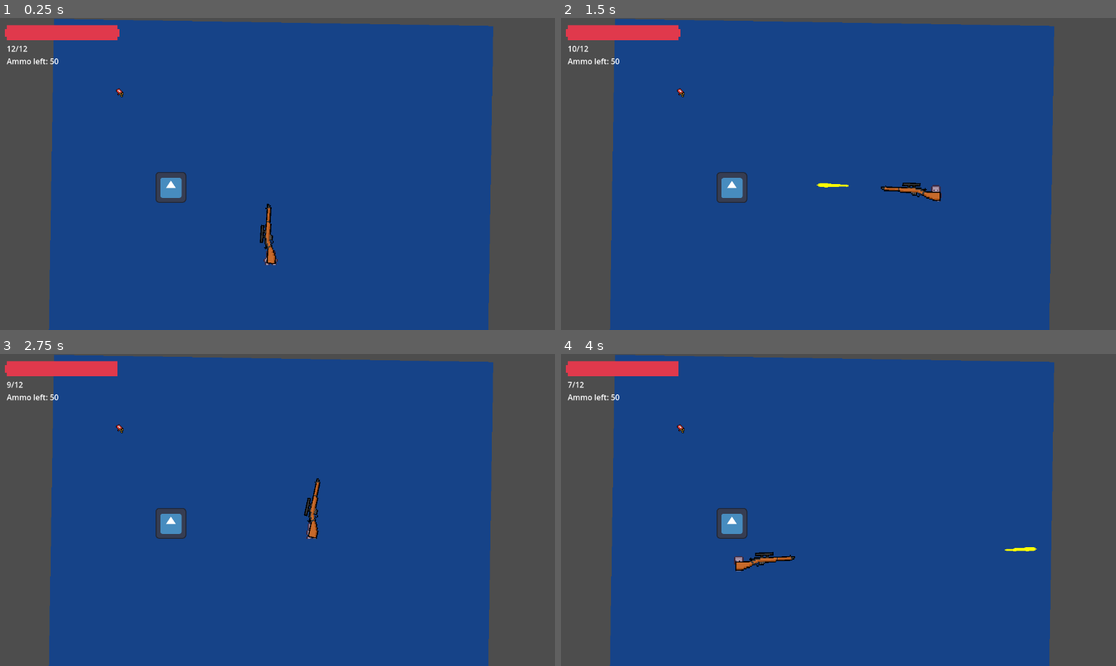
Above: before the commit, frames 1-4 (two rows, left to right).
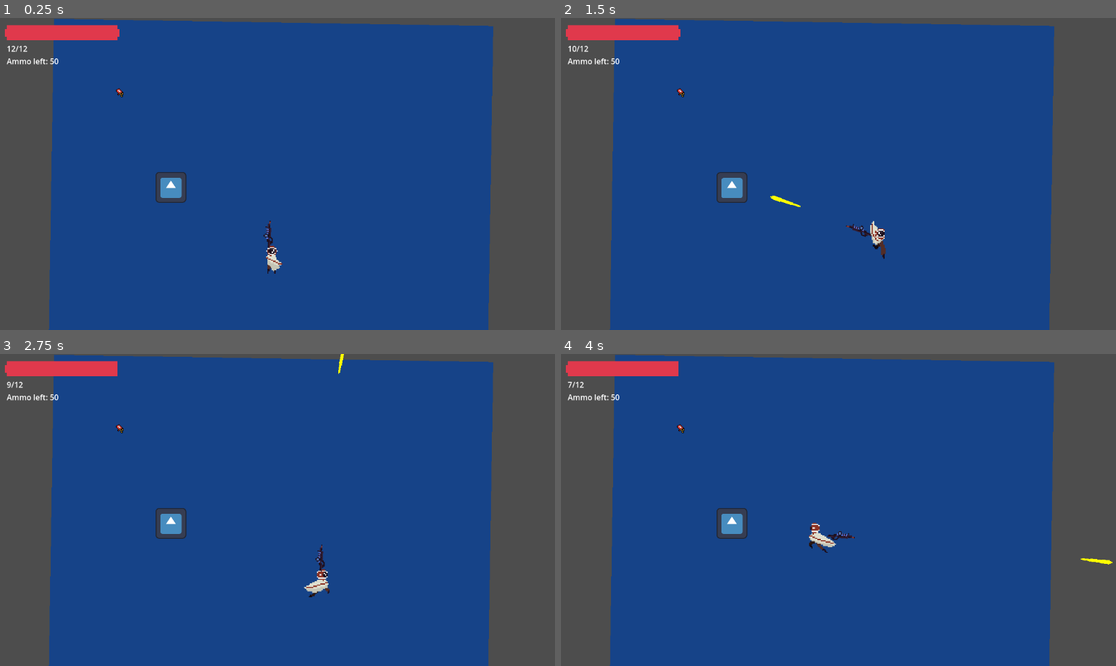
Above: after the commit, the same moments.

Repository: MettallicOnyx/Boss-Rush-Jam-Project
Game: Godot game, scene res://scenes/boss_rush_jam.tscn
Same seed, same stepped clock (60 frames per second), same inputs: the game is played once before the commit and once after it. The engine's default icon, where the game draws it, is replaced by a stand-in: a white triangle on a blue panel in a dark square.
Inputs (mouse positions are in pixels of both pictures, inside the frame that each line leads up to):
- Up to frame 1 (0.25 s): no input
- Up to frame 2 (1.5 s): tap Enter (ui_accept) at 0.5, 0.77 s; move the mouse to (960, 158) at 0.52 s; hold D (right) 0.53-1.28 s; tap Shift (dash) at 0.6 s; click (960, 158) at 0.8 s; move the mouse to (727, 189) at 1.27 s; hold S (down) from 1.28 s (still down); click (727, 189) at 1.35 s
- Up to frame 3 (2.75 s): tap Enter (ui_accept) at 1.52 s; tap Shift (dash) at 1.55 s; move the mouse to (333, 441) at 2.02 s; release S (down) at 2.03 s; hold D (right) from 2.03 s (still down); tap E (ability) at 2.1 s; click (333, 441) at 2.3 s
- Up to frame 4 (4 s): move the mouse to (810, 572) at 2.77 s; release D (right) at 2.78 s; hold W (up) 2.78-3.53 s; tap Shift (dash) at 2.85 s; click (810, 572) at 2.92 s; tap Enter (ui_accept) at 3.02, 3.77 s; move the mouse to (1005, 556) at 3.52 s; hold A (left) from 3.53 s (still down); click (1005, 556) at 3.6 s

The runs differ from the first frame. In frame 1, 0.4% of the frame differs, in the area x 46-51%, y 59-82%; in frame 2, 0.7%; in frame 3, 0.6%; in frame 4, 0.7%, in the area x 31-100%, y 54-70%.

Commit message:
changed sprites

Diff:
--- a/scenes/player/player.tscn
+++ b/scenes/player/player.tscn
@@ -1,129 +1,251 @@
-[gd_scene load_steps=26 format=3 uid="uid://dmneubwiq5xqt"]
+[gd_scene load_steps=46 format=3 uid="uid://dmneubwiq5xqt"]
 
 [ext_resource type="Script" path="res://scripts/player/player.gd" id="1_lloie"]
-[ext_resource type="Texture2D" uid="uid://di1783c0ov3ki" path="res://assets/Player/Prototype_Character.png" id="2_ume8b"]
+[ext_resource type="Texture2D" uid="uid://dl8a06omcitxk" path="res://assets/Player/player_360.png" id="3_ch26h"]
 [ext_resource type="Script" path="res://scripts/components/hitbox_component.gd" id="3_m87rb"]
 [ext_resource type="Script" path="res://scripts/components/health_component.gd" id="4_q8as4"]
 
-[sub_resource type="AtlasTexture" id="AtlasTexture_biebk"]
-atlas = ExtResource("2_ume8b")
-region = Rect2(0, 64, 32, 32)
-
-[sub_resource type="AtlasTexture" id="AtlasTexture_s40qk"]
-atlas = ExtResource("2_ume8b")
-region = Rect2(32, 64, 32, 32)
-
-[sub_resource type="AtlasTexture" id="AtlasTexture_3e2el"]
-atlas = ExtResource("2_ume8b")
-region = Rect2(0, 160, 32, 32)
-
-[sub_resource type="AtlasTexture" id="AtlasTexture_8rpf8"]
-atlas = ExtResource("2_ume8b")
-region = Rect2(32, 160, 32, 32)
-
-[sub_resource type="AtlasTexture" id="AtlasTexture_kvnbb"]
-atlas = ExtResource("2_ume8b")
-region = Rect2(64, 160, 32, 32)
-
-[sub_resource type="AtlasTexture" id="AtlasTexture_be2l7"]
-atlas = ExtResource("2_ume8b")
-region = Rect2(96, 160, 32, 32)
-
-[sub_resource type="AtlasTexture" id="AtlasTexture_v17f7"]
-atlas = ExtResource("2_ume8b")
-region = Rect2(0, 0, 32, 32)
-
-[sub_resource type="AtlasTexture" id="AtlasTexture_5ciw7"]
-atlas = ExtResource("2_ume8b")
-region = Rect2(32, 0, 32, 32)
-
-[sub_resource type="AtlasTexture" id="AtlasTexture_uognj"]
-atlas = ExtResource("2_ume8b")
-region = Rect2(0, 32, 32, 32)
-
-[sub_resource type="AtlasTexture" id="AtlasTexture_v22xa"]
-atlas = ExtResource("2_ume8b")
-region = Rect2(32, 32, 32, 32)
-
-[sub_resource type="AtlasTexture" id="AtlasTexture_i3l7r"]
-atlas = ExtResource("2_ume8b")
-region = Rect2(0, 128, 32, 32)
-
-[sub_resource type="AtlasTexture" id="AtlasTexture_3vhip"]
-atlas = ExtResource("2_ume8b")
-region = Rect2(32, 128, 32, 32)
-
-[sub_resource type="AtlasTexture" id="AtlasTexture_x1ght"]
-atlas = ExtResource("2_ume8b")
-region = Rect2(64, 128, 32, 32)
-
-[sub_resource type="AtlasTexture" id="AtlasTexture_o3abj"]
-atlas = ExtResource("2_ume8b")
-region = Rect2(96, 128, 32, 32)
-
-[sub_resource type="AtlasTexture" id="AtlasTexture_rxq3f"]
-atlas = ExtResource("2_ume8b")
-region = Rect2(0, 96, 32, 32)
-
-[sub_resource type="AtlasTexture" id="AtlasTexture_qju0q"]
-atlas = ExtResource("2_ume8b")
-region = Rect2(32, 96, 32, 32)
-
-[sub_resource type="AtlasTexture" id="AtlasTexture_gc678"]
-atlas = ExtResource("2_ume8b")
-region = Rect2(64, 96, 32, 32)
-
-[sub_resource type="AtlasTexture" id="AtlasTexture_mau1h"]
-atlas = ExtResource("2_ume8b")
-region = Rect2(96, 96, 32, 32)
+[sub_resource type="AtlasTexture" id="AtlasTexture_60o4q"]
+atlas = ExtResource("3_ch26h")
+region = Rect2(0, 78, 48, 39)
+
+[sub_resource type="AtlasTexture" id="AtlasTexture_nkg7v"]
+atlas = ExtResource("3_ch26h")
+region = Rect2(48, 78, 48, 39)
+
+[sub_resource type="AtlasTexture" id="AtlasTexture_1ulpu"]
+atlas = ExtResource("3_ch26h")
+region = Rect2(96, 78, 48, 39)
+
+[sub_resource type="AtlasTexture" id="AtlasTexture_5812a"]
+atlas = ExtResource("3_ch26h")
+region = Rect2(144, 78, 48, 39)
+
+[sub_resource type="AtlasTexture" id="AtlasTexture_gwprh"]
+atlas = ExtResource("3_ch26h")
+region = Rect2(192, 78, 48, 39)
+
+[sub_resource type="AtlasTexture" id="AtlasTexture_ibxpl"]
+atlas = ExtResource("3_ch26h")
+region = Rect2(240, 78, 48, 39)
+
+[sub_resource type="AtlasTexture" id="AtlasTexture_7wa16"]
+atlas = ExtResource("3_ch26h")
+region = Rect2(0, 195, 48, 39)
+
+[sub_resource type="AtlasTexture" id="AtlasTexture_u7d6u"]
+atlas = ExtResource("3_ch26h")
+region = Rect2(48, 195, 48, 39)
+
+[sub_resource type="AtlasTexture" id="AtlasTexture_0c0ll"]
+atlas = ExtResource("3_ch26h")
+region = Rect2(96, 195, 48, 39)
+
+[sub_resource type="AtlasTexture" id="AtlasTexture_si81q"]
+atlas = ExtResource("3_ch26h")
+region = Rect2(144, 195, 48, 39)
+
+[sub_resource type="AtlasTexture" id="AtlasTexture_t6gq1"]
+atlas = ExtResource("3_ch26h")
+region = Rect2(192, 195, 48, 39)
+
+[sub_resource type="AtlasTexture" id="AtlasTexture_p7kq5"]
+atlas = ExtResource("3_ch26h")
+region = Rect2(240, 195, 48, 39)
+
+[sub_resource type="AtlasTexture" id="AtlasTexture_m585g"]
+atlas = ExtResource("3_ch26h")
+region = Rect2(0, 0, 48, 39)
+
+[sub_resource type="AtlasTexture" id="AtlasTexture_6vgrc"]
+atlas = ExtResource("3_ch26h")
+region = Rect2(48, 0, 48, 39)
+
+[sub_resource type="AtlasTexture" id="AtlasTexture_grabh"]
+atlas = ExtResource("3_ch26h")
+region = Rect2(96, 0, 48, 39)
+
+[sub_resource type="AtlasTexture" id="AtlasTexture_mmncb"]
+atlas = ExtResource("3_ch26h")
+region = Rect2(144, 0, 48, 39)
+
+[sub_resource type="AtlasTexture" id="AtlasTexture_is5m2"]
+atlas = ExtResource("3_ch26h")
+region = Rect2(192, 0, 48, 39)
+
+[sub_resource type="AtlasTexture" id="AtlasTexture_4g0ag"]
+atlas = ExtResource("3_ch26h")
+region = Rect2(240, 0, 48, 39)
+
+[sub_resource type="AtlasTexture" id="AtlasTexture_u0klu"]
+atlas = ExtResource("3_ch26h")
+region = Rect2(0, 39, 48, 39)
+
+[sub_resource type="AtlasTexture" id="AtlasTexture_swtvm"]
+atlas = ExtResource("3_ch26h")
+region = Rect2(48, 39, 48, 39)
+
+[sub_resource type="AtlasTexture" id="AtlasTexture_ttm3h"]
+atlas = ExtResource("3_ch26h")
+region = Rect2(96, 39, 48, 39)
+
+[sub_resource type="AtlasTexture" id="AtlasTexture_wg50l"]
+atlas = ExtResource("3_ch26h")
+region = Rect2(144, 39, 48, 39)
+
+[sub_resource type="AtlasTexture" id="AtlasTexture_43k2m"]
+atlas = ExtResource("3_ch26h")
+region = Rect2(192, 39, 48, 39)
+
+[sub_resource type="AtlasTexture" id="AtlasTexture_b2lte"]
+atlas = ExtResource("3_ch26h")
+region = Rect2(240, 39, 48, 39)
+
+[sub_resource type="AtlasTexture" id="AtlasTexture_eqif2"]
+atlas = ExtResource("3_ch26h")
+region = Rect2(0, 117, 48, 39)
+
+[sub_resource type="AtlasTexture" id="AtlasTexture_8lnmr"]
+atlas = ExtResource("3_ch26h")
+region = Rect2(48, 117, 48, 39)
+
+[sub_resource type="AtlasTexture" id="AtlasTexture_o7mip"]
+atlas = ExtResource("3_ch26h")
+region = Rect2(96, 117, 48, 39)
+
+[sub_resource type="AtlasTexture" id="AtlasTexture_qwlid"]
+atlas = ExtResource("3_ch26h")
+region = Rect2(144, 117, 48, 39)
+
+[sub_resource type="AtlasTexture" id="AtlasTexture_g2xfl"]
+atlas = ExtResource("3_ch26h")
+region = Rect2(192, 117, 48, 39)
+
+[sub_resource type="AtlasTexture" id="AtlasTexture_fobrs"]
+atlas = ExtResource("3_ch26h")
+region = Rect2(240, 117, 48, 39)
+
+[sub_resource type="AtlasTexture" id="AtlasTexture_ylrqh"]
+atlas = ExtResource("3_ch26h")
+region = Rect2(288, 117, 48, 39)
+
+[sub_resource type="AtlasTexture" id="AtlasTexture_d6pum"]
+atlas = ExtResource("3_ch26h")
+region = Rect2(336, 117, 48, 39)
+
+[sub_resource type="AtlasTexture" id="AtlasTexture_yhrsq"]
+atlas = ExtResource("3_ch26h")
+region = Rect2(0, 156, 48, 39)
+
+[sub_resource type="AtlasTexture" id="AtlasTexture_4xmax"]
+atlas = ExtResource("3_ch26h")
+region = Rect2(48, 156, 48, 39)
+
+[sub_resource type="AtlasTexture" id="AtlasTexture_5tfch"]
+atlas = ExtResource("3_ch26h")
+region = Rect2(96, 156, 48, 39)
+
+[sub_resource type="AtlasTexture" id="AtlasTexture_rsn8t"]
+atlas = ExtResource("3_ch26h")
+region = Rect2(144, 156, 48, 39)
+
+[sub_resource type="AtlasTexture" id="AtlasTexture_idfb0"]
+atlas = ExtResource("3_ch26h")
+region = Rect2(192, 156, 48, 39)
+
+[sub_resource type="AtlasTexture" id="AtlasTexture_2hc7g"]
+atlas = ExtResource("3_ch26h")
+region = Rect2(240, 156, 48, 39)
 
 [sub_resource type="SpriteFrames" id="SpriteFrames_7x6wh"]
 animations = [{
 "frames": [{
 "duration": 1.0,
-"texture": SubResource("AtlasTexture_biebk")
-}, {
-"duration": 1.0,
-"texture": SubResource("AtlasTexture_s40qk")
+"texture": SubResource("AtlasTexture_60o4q")
+}, {
+"duration": 1.0,
+"texture": SubResource("AtlasTexture_nkg7v")
+}, {
+"duration": 1.0,
+"texture": SubResource("AtlasTexture_1ulpu")
+}, {
+"duration": 1.0,
+"texture": SubResource("AtlasTexture_5812a")
+}, {
+"duration": 1.0,
+"texture": SubResource("AtlasTexture_gwprh")
+}, {
+"duration": 1.0,
+"texture": SubResource("AtlasTexture_ibxpl")
 }],
 "loop": true,
 "name": &"back_idle",
-"speed": 5.0
-}, {
-"frames": [{
-"duration": 1.0,
-"texture": SubResource("AtlasTexture_3e2el")
-}, {
-"duration": 1.0,
-"texture": SubResource("AtlasTexture_8rpf8")
-}, {
-"duration": 1.0,
-"texture": SubResource("AtlasTexture_kvnbb")
-}, {
-"duration": 1.0,
-"texture": SubResource("AtlasTexture_be2l7")
+"speed": 10.0
+}, {
+"frames": [{
+"duration": 1.0,
+"texture": SubResource("AtlasTexture_7wa16")
+}, {
+"duration": 1.0,
+"texture": SubResource("AtlasTexture_u7d6u")
+}, {
+"duration": 1.0,
+"texture": SubResource("AtlasTexture_0c0ll")
+}, {
+"duration": 1.0,
+"texture": SubResource("AtlasTexture_si81q")
+}, {
+"duration": 1.0,
+"texture": SubResource("AtlasTexture_t6gq1")
+}, {
+"duration": 1.0,
+"texture": SubResource("AtlasTexture_p7kq5")
 }],
 "loop": true,
 "name": &"back_walk",
-"speed": 5.0
-}, {
-"frames": [{
-"duration": 1.0,
-"texture": SubResource("AtlasTexture_v17f7")
-}, {
-"duration": 1.0,
-"texture": SubResource("AtlasTexture_5ciw7")
+"speed": 10.0
+}, {
+"frames": [{
+"duration": 1.0,
+"texture": SubResource("AtlasTexture_m585g")
+}, {
+"duration": 1.0,
+"texture": SubResource("AtlasTexture_6vgrc")
+}, {
+"duration": 1.0,
+"texture": SubResource("AtlasTexture_grabh")
+}, {
+"duration": 1.0,
+"texture": SubResource("AtlasTexture_mmncb")
+}, {
+"duration": 1.0,
+"texture": SubResource("AtlasTexture_is5m2")
+}, {
+"duration": 1.0,
+"texture": SubResource("AtlasTexture_4g0ag")
 }],
 "loop": true,
 "name": &"idle",
-"speed": 5.0
-}, {
-"frames": [{
-"duration": 1.0,
-"texture": SubResource("AtlasTexture_uognj")
-}, {
-"duration": 1.0,
-"texture": SubResource("AtlasTexture_v22xa")
+"speed": 10.0
+}, {
+"frames": [{
+"duration": 1.0,
+"texture": SubResource("AtlasTexture_u0klu")
+}, {
+"duration": 1.0,
+"texture": SubResource("AtlasTexture_swtvm")
+}, {
+"duration": 1.0,
+"texture": SubResource("AtlasTexture_ttm3h")
+}, {
+"duration": 1.0,
+"texture": SubResource("AtlasTexture_wg50l")
+}, {
+"duration": 1.0,
+"texture": SubResource("AtlasTexture_43k2m")
+}, {
+"duration": 1.0,
+"texture": SubResource("AtlasTexture_b2lte")
 }],
 "loop": true,
 "name": &"side_idle",
@@ -131,37 +253,55 @@
 }, {
 "frames": [{
 "duration": 1.0,
-"texture": SubResource("AtlasTexture_i3l7r")
-}, {
-"duration": 1.0,
-"texture": SubResource("AtlasTexture_3vhip")
-}, {
-"duration": 1.0,
-"texture": SubResource("AtlasTexture_x1ght")
-}, {
-"duration": 1.0,
-"texture": SubResource("AtlasTexture_o3abj")
+"texture": SubResource("AtlasTexture_eqif2")
+}, {
+"duration": 1.0,
+"texture": SubResource("AtlasTexture_8lnmr")
+}, {
+"duration": 1.0,
+"texture": SubResource("AtlasTexture_o7mip")
+}, {
+"duration": 1.0,
+"texture": SubResource("AtlasTexture_qwlid")
+}, {
+"duration": 1.0,
+"texture": SubResource("AtlasTexture_g2xfl")
+}, {
+"duration": 1.0,
+"texture": SubResource("AtlasTexture_fobrs")
+}, {
+"duration": 1.0,
+"texture": SubResource("AtlasTexture_ylrqh")
+}, {
+"duration": 1.0,
+"texture": SubResource("AtlasTexture_d6pum")
 }],
 "loop": true,
 "name": &"side_walk",
-"speed": 5.0
-}, {
-"frames": [{
-"duration": 1.0,
-"texture": SubResource("AtlasTexture_rxq3f")
-}, {
-"duration": 1.0,
-"texture": SubResource("AtlasTexture_qju0q")
-}, {
-"duration": 1.0,
-"texture": SubResource("AtlasTexture_gc678")
-}, {
-"duration": 1.0,
-"texture": SubResource("AtlasTexture_mau1h")
+"speed": 12.0
+}, {
+"frames": [{
+"duration": 1.0,
+"texture": SubResource("AtlasTexture_yhrsq")
+}, {
+"duration": 1.0,
+"texture": SubResource("AtlasTexture_4xmax")
+}, {
+"duration": 1.0,
+"texture": SubResource("AtlasTexture_5tfch")
+}, {
+"duration": 1.0,
+"texture": SubResource("AtlasTexture_rsn8t")
+}, {
+"duration": 1.0,
+"texture": SubResource("AtlasTexture_idfb0")
+}, {
+"duration": 1.0,
+"texture": SubResource("AtlasTexture_2hc7g")
 }],
 "loop": true,
 "name": &"walk",
-"speed": 5.0
+"speed": 10.0
 }]
 
 [sub_resource type="CircleShape2D" id="CircleShape2D_a66cc"]
@@ -179,8 +319,9 @@
 
 [node name="AnimatedSprite2D" type="AnimatedSprite2D" parent="."]
 sprite_frames = SubResource("SpriteFrames_7x6wh")
-animation = &"side_idle"
+animation = &"back_idle"
 autoplay = "idle"
+frame_progress = 0.779822
 
 [node name="CollisionShape2D" type="CollisionShape2D" parent="."]
 position = Vector2(0, 3)
--- a/scenes/weapons/gun.tscn
+++ b/scenes/weapons/gun.tscn
@@ -1,7 +1,7 @@
 [gd_scene load_steps=4 format=3 uid="uid://bgqvneeqe3raq"]
 
-[ext_resource type="Texture2D" uid="uid://birdashiotb4p" path="res://assets/Weapons/free-guns-pixel-art/Sniper-rifle-1-scoped.png" id="1_1ghbu"]
 [ext_resource type="Script" path="res://scripts/weapons/gun.gd" id="1_6t3aw"]
+[ext_resource type="Texture2D" uid="uid://cxd13v2muxlxh" path="res://assets/Weapons/sniper_prototype.png" id="2_i5ebt"]
 [ext_resource type="AudioStream" uid="uid://ciomggm76xpa2" path="res://assets/SFX/player_gunshot.mp3" id="3_5svgy"]
 
 [node name="Gun" type="Node2D"]
@@ -12,7 +12,7 @@
 
 [node name="Sprite2D" type="Sprite2D" parent="."]
 position = Vector2(25, -4)
-texture = ExtResource("1_1ghbu")
+texture = ExtResource("2_i5ebt")
 
 [node name="Marker2D" type="Marker2D" parent="."]
 position = Vector2(56.4065, -5.65029)
--- a/scripts/components/gun_class.gd
+++ b/scripts/components/gun_class.gd
@@ -1,34 +1,6 @@
 extends Node2D
 class_name Gun
-
-const BULLET = preload("res://scenes/weapons/bullet.tscn")
 
 @export var clip_size: int #how many bullets the gun can hold at once
 @export var ammo_in_clip: int #ammo currently in the gun
 var current_ammo: int #how many ammo the player has in their inventory
-
-@onready var player: CharacterBody2D = $".."
-
-func shoot_bullet(muzzle):
-	ammo_in_clip -= 1
-	var bullet_instance = BULLET.instantiate()
-	get_tree().root.add_child(bullet_instance)
-	bullet_instance.global_position = muzzle.global_position
-	bullet_instance.rotation = rotation
-
-func do_recoil(recoil_strength):
-	var recoil_angle := player.position.angle_to_point(get_global_mouse_position())
-	var recoil_dir := -Vector2.RIGHT.rotated(recoil_angle);
-
-	if player.velocity.x > 0 || player.velocity.y > 0:
-		player.velocity = -recoil_dir * recoil_strength;
-	else:
-		player.velocity = recoil_dir * recoil_strength;
-
-func reload_gun():
-	if ammo_in_clip < clip_size:
-		var ammo_needed = clip_size - ammo_in_clip
-		var ammo_to_reload = min(ammo_needed, current_ammo)
-
-		ammo_in_clip += ammo_to_reload
-		current_ammo -= ammo_to_reload
--- a/scripts/player/player.gd
+++ b/scripts/player/player.gd
@@ -7,12 +7,7 @@
 @export var animation_player : AnimatedSprite2D
 @export var health_component: HealthComponent
 @export var weapon_list : Array[Node2D]
-@export var dash_distance: float = 200.0  # Maximum distance for the dash
-@export var dash_speed: float = 500.0  # Speed of the dash
 
-var is_dashing: bool = false
-var dash_target: Vector2
-var dash_start_position: Vector2
 
 var current_dir = "none"
 var weapon_index: int = 0
@@ -23,7 +18,7 @@
 func _ready() -> void:
 	set_weapon()
 
-func _physics_process(delta: float) -> void:
+func _physics_process(_delta: float) -> void:
 	var direction_x = Input.get_axis("left", "right")
 	var direction_y = Input.get_axis("up", "down")
 	var direction = Vector2(direction_x, direction_y).normalized()
@@ -49,13 +44,6 @@
 	#velocity.x = move_toward(velocity.x, speed * direction.x, accel)
 	#velocity.y = move_toward(velocity.y, speed * direction.y, accel)
 
-	if is_dashing:
-		global_position = global_position.move_toward(dash_target, dash_speed * delta)
-
-		# Check if dash is complete
-	if global_position.distance_to(dash_target) < 1.0 or global_position.distance_to(dash_start_position) >= dash_distance:
-		is_dashing = false
-
 	velocity = velocity.move_toward(direction * speed, accel)
 
 	move_and_slide()
@@ -68,13 +56,6 @@
 	if Input.is_action_just_pressed("swap_weapon"): # press F
 		weapon_index += 1
 		set_weapon()
-
-	if Input.is_action_just_pressed("dash"):
-		dash_start_position = global_position
-		var mouse_position = get_global_mouse_position()
-		var direction = (mouse_position - global_position).normalized()
-		dash_target = global_position + direction * dash_distance
-		is_dashing = true
 
 func handle_animation(direction, is_flipped, animation_name):
 		current_dir = direction
--- a/scripts/weapons/gun.gd
+++ b/scripts/weapons/gun.gd
@@ -2,10 +2,13 @@
 
 signal shot_fired
 
+const BULLET = preload("res://scenes/weapons/bullet.tscn")
+
 #Clip size var determines how much ammo a gun can hold at once
 
+@onready var muzzle: Marker2D = $Marker2D
+@onready var player: CharacterBody2D = $".."
 @onready var gunshot: AudioStreamPlayer2D = $Gunshot
-@onready var muzzle: Marker2D = $Marker2D
 
 var recoil_strength: float = 300.0
 
@@ -28,12 +31,36 @@
 func _input(_event: InputEvent) -> void:
 	if Input.is_action_just_pressed("shoot"):
 		if ammo_in_clip > 0:
-			shoot_bullet(muzzle)
-			do_recoil(recoil_strength)
+			shoot_bullet()
+			do_recoil()
 			shot_fired.emit()
-			gunshot.play()
 	if Input.is_action_just_pressed("reload"):
 		reload_gun()
 
+func shoot_bullet():
+	ammo_in_clip -= 1
+	var bullet_instance = BULLET.instantiate()
+	get_tree().root.add_child(bullet_instance)
+	bullet_instance.global_position = muzzle.global_position
+	bullet_instance.rotation = rotation
+	gunshot.play()
+
+func do_recoil():
+	var recoil_angle := player.position.angle_to_point(get_global_mouse_position())
+	var recoil_dir := -Vector2.RIGHT.rotated(recoil_angle);
+
+	if player.velocity.x > 0 || player.velocity.y > 0:
+		player.velocity = -recoil_dir * recoil_strength;
+	else:
+		player.velocity = recoil_dir * recoil_strength;
+
+func reload_gun():
+	if ammo_in_clip < clip_size:
+		var ammo_needed = clip_size - ammo_in_clip
+		var ammo_to_reload = min(ammo_needed, current_ammo)
+
+		ammo_in_clip += ammo_to_reload
+		current_ammo -= ammo_to_reload
+
 func _on_shot_fired() -> void:
 	pass
Binary file added: assets/Player/player_360.png
Not shown, added: assets/Player/player_360.png.import
Binary file added: assets/Weapons/sniper_prototype.png
Not shown, added: assets/Weapons/sniper_prototype.png.import
